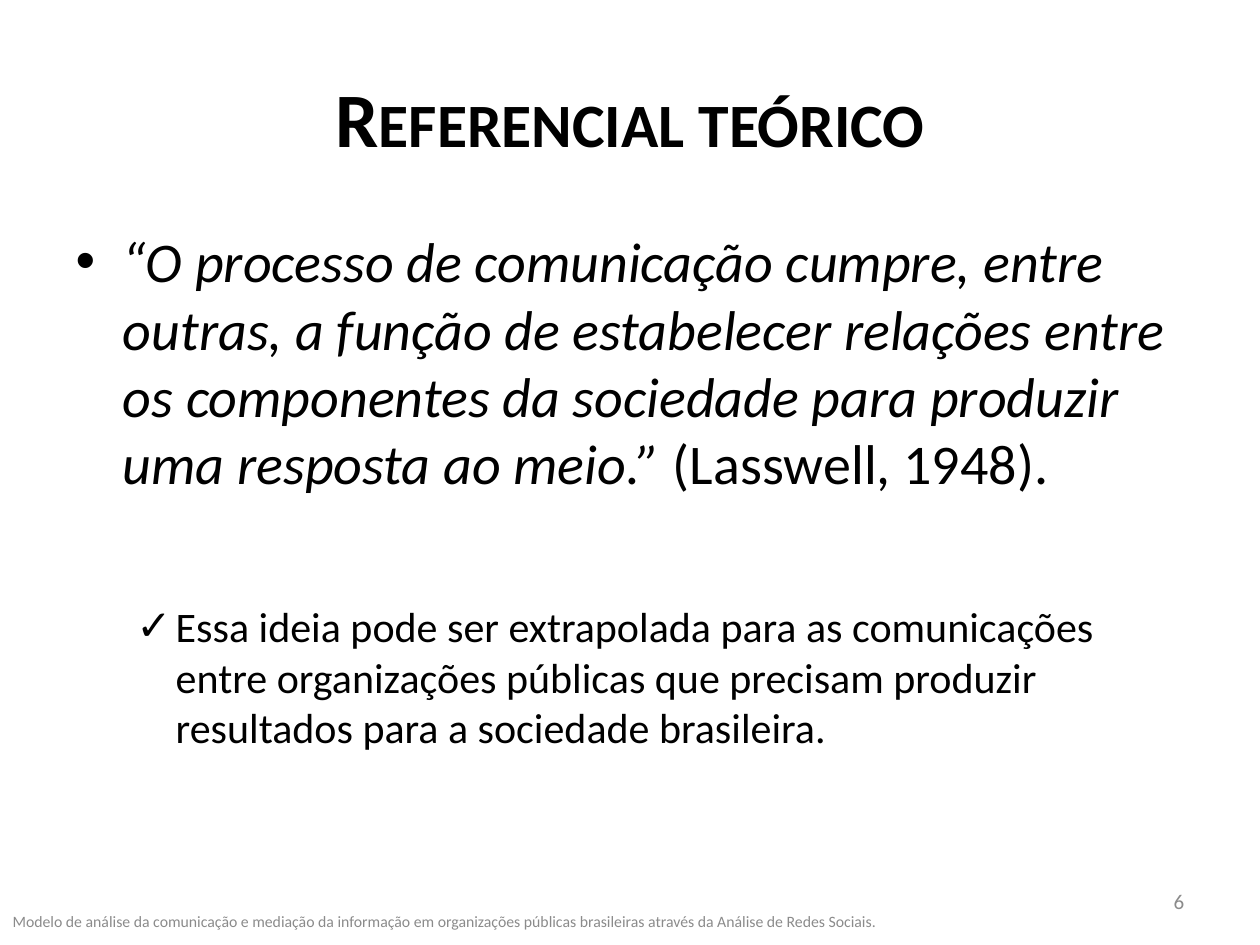
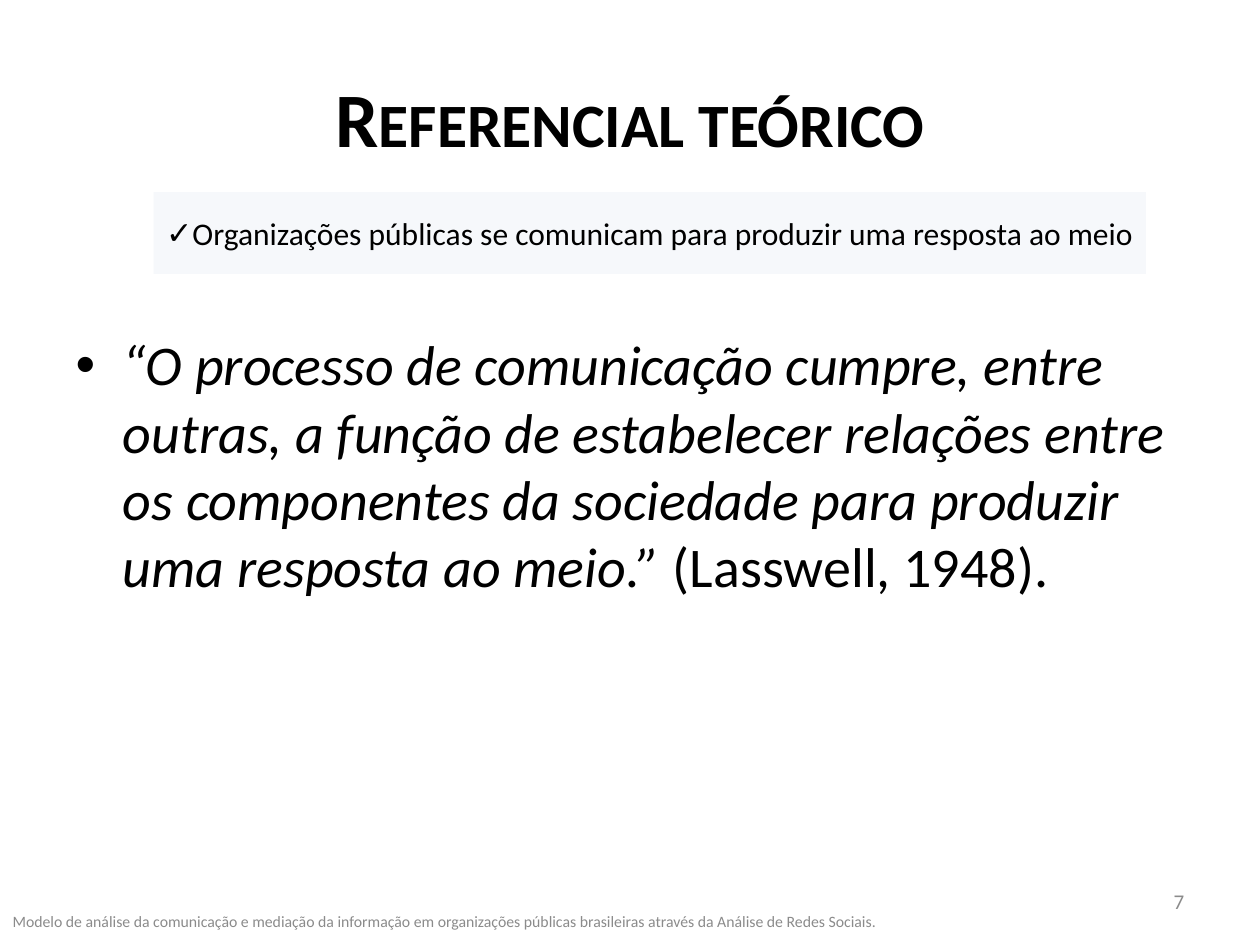
Before and after one commit to frubbs/analisador-dou, a slide deck: slide 7 of Dissertacao/Apresentação1.pptx (slide 6 before the commit). Drawn at 1260x945 pixels with LibreOffice and Linux fonts; fonts in the diff are those of the drawing. Boxes give left, top, right and bottom in pixels: in the first picture for what was removed or moved away, otherwise in the second. Text is boxed around its words. In the diff, an @@ line names an element or a change of style, - is before the commit and + after.

```diff
--- a/Dissertacao/Apresentação1.pptx
+++ b/Dissertacao/Apresentação1.pptx
@@ rectangle added at [154, 193, 1145, 275], fill #4F81BD at 5% opacity, 18 pt, text #000000 @@
+✓ Organizações públicas se comunicam para produzir uma resposta ao meio
@@ text "“O processo de comunicação cumpre, ...": place and size @@
-text "“O processo de comunicação cumpre, ..." at [123, 242, 1164, 493]
+text "“O processo de comunicação cumpre, ..." at [123, 345, 1164, 596]
@@ text removed at [176, 612, 1093, 750] @@
-✓ Essa ideia pode ser extrapolada para as comunicações entre organizações públicas que precisam produzir resultados para a sociedade brasileira.
@@ page number at [1174, 895, 1185, 909]: text changed @@
-6
+7
```
Also in this commit, not shown: 5 other slides changed, 1 slide added, 4 slides removed.
